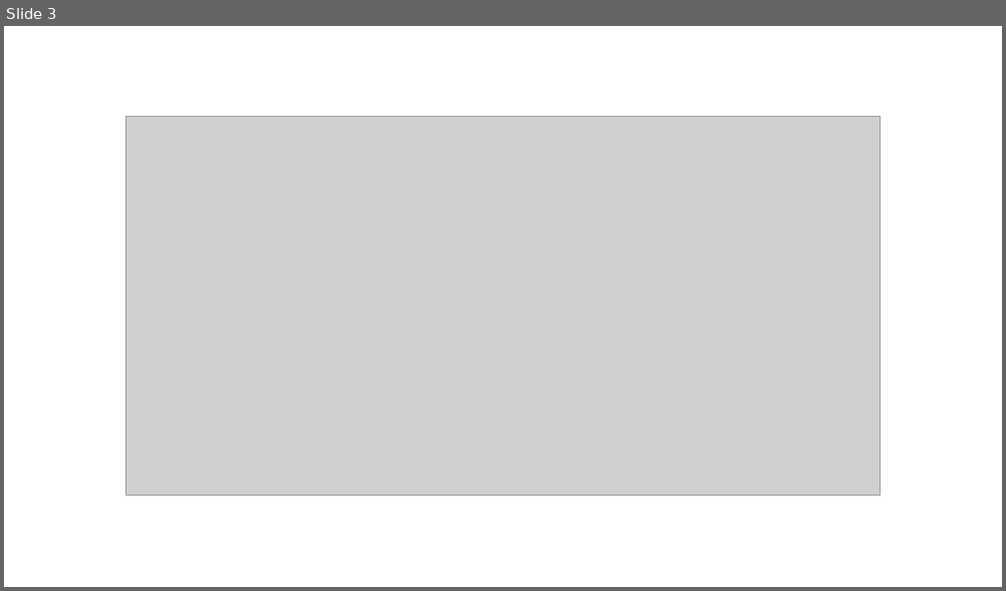
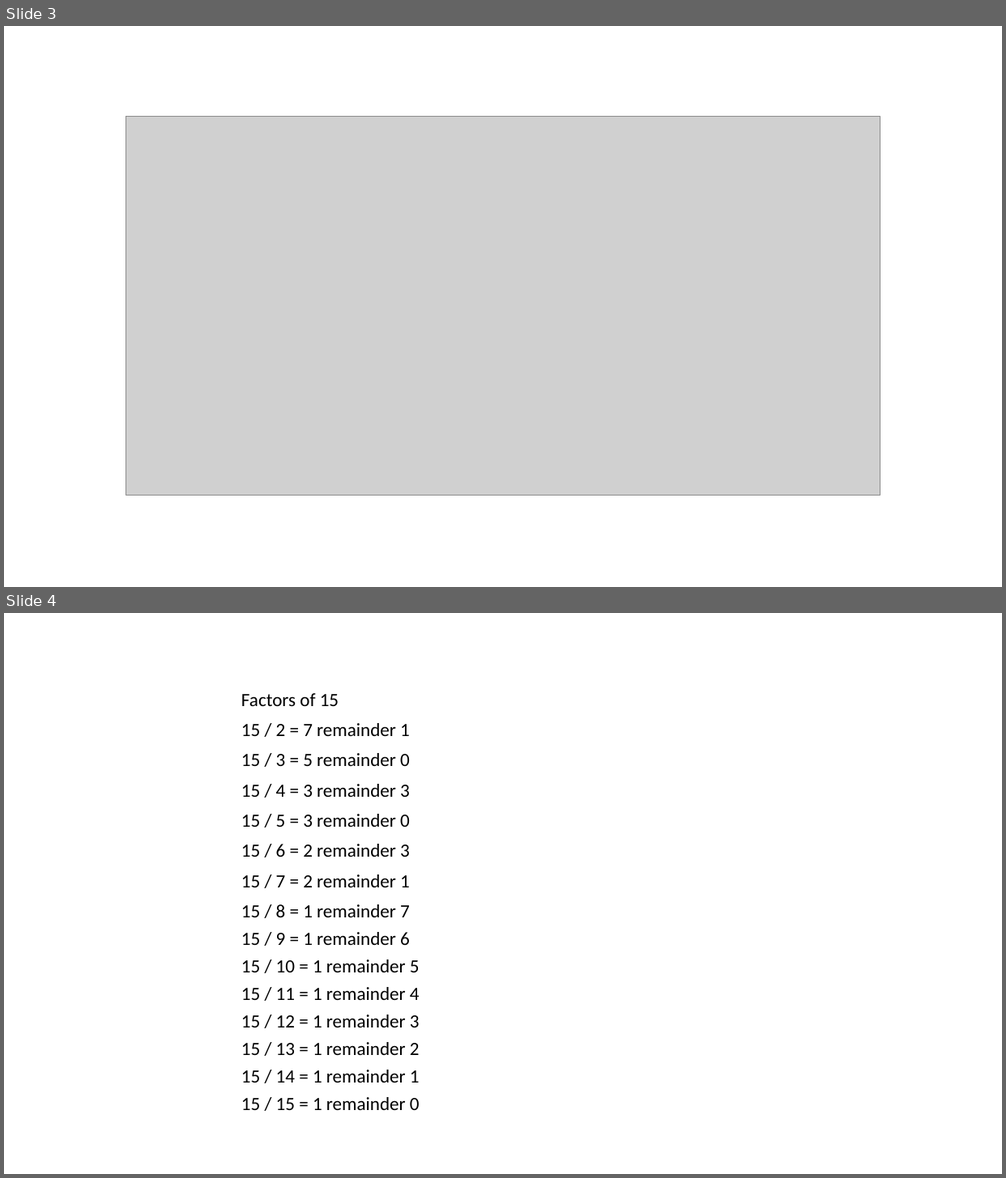
Before and after one commit to mGalarnyk/Python_Tutorials, a slide deck: Python_Basics/Prime_Numbers/images.pptx. Shown one above the other, each under a label of ours: slide 3 before the commit, slides 3 and 4 after it. The pictures are 1006x591 and 1006x1178 pixels, drawn with LibreOffice and Linux fonts; fonts in the diff are those of the drawing; grey boxes stand for pictures. Boxes give left, top, right and bottom in pixels: in the first picture for what was removed or moved away, otherwise in the second. Text is boxed around its words. In the diff, an @@ line names an element or a change of style, - is before the commit and + after.

```diff
--- a/Python_Basics/Prime_Numbers/images.pptx
+++ b/Python_Basics/Prime_Numbers/images.pptx
@@ slide 4 added at (x1=4, y1=613, x2=1002, y2=1174), background #FFFFFF @@
@@ text added at (x1=241, y1=693, x2=339, y2=706), 18 pt, text #000000 @@
+Factors of 15
@@ text added at (x1=241, y1=723, x2=410, y2=736), 18 pt, text #000000 @@
+15 / 2 = 7 remainder 1
@@ text added at (x1=241, y1=753, x2=410, y2=766), 18 pt, text #000000 @@
+15 / 3 = 5 remainder 0
@@ text added at (x1=241, y1=784, x2=410, y2=797), 18 pt, text #000000 @@
+15 / 4 = 3 remainder 3
@@ text added at (x1=241, y1=814, x2=410, y2=827), 18 pt, text #000000 @@
+15 / 5 = 3 remainder 0
@@ text added at (x1=241, y1=844, x2=410, y2=857), 18 pt, text #000000 @@
+15 / 6 = 2 remainder 3
@@ text added at (x1=241, y1=875, x2=410, y2=888), 18 pt, text #000000 @@
+15 / 7 = 2 remainder 1
@@ text added at (x1=241, y1=905, x2=410, y2=918), 18 pt, text #000000 @@
+15 / 8 = 1 remainder 7
@@ text added at (x1=241, y1=932, x2=410, y2=945), 18 pt, text #000000 @@
+15 / 9 = 1 remainder 6
@@ text added at (x1=241, y1=960, x2=420, y2=973), 18 pt, text #000000 @@
+15 / 10 = 1 remainder 5
@@ text added at (x1=241, y1=987, x2=420, y2=1000), 18 pt, text #000000 @@
+15 / 11 = 1 remainder 4
@@ text added at (x1=241, y1=1015, x2=420, y2=1028), 18 pt, text #000000 @@
+15 / 12 = 1 remainder 3
@@ text added at (x1=241, y1=1042, x2=420, y2=1055), 18 pt, text #000000 @@
+15 / 13 = 1 remainder 2
@@ text added at (x1=241, y1=1070, x2=420, y2=1083), 18 pt, text #000000 @@
+15 / 14 = 1 remainder 1
@@ text added at (x1=241, y1=1097, x2=420, y2=1110), 18 pt, text #000000 @@
+15 / 15 = 1 remainder 0
```
Also in this commit, not shown: 6 other files.
